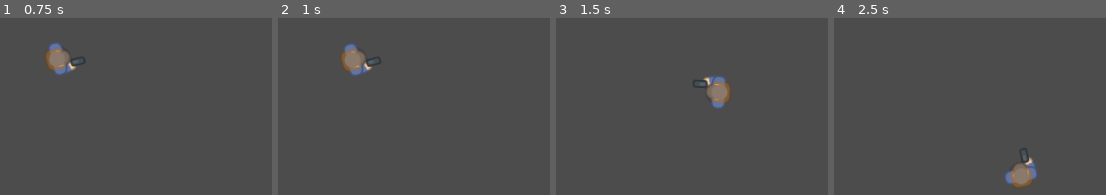
Above: before the commit, frames 1-4 (left to right).
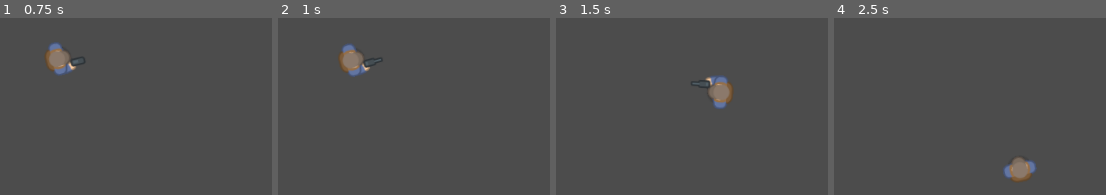
Above: after the commit, the same moments.

Repository: danielxf007/Top_Down_Shooter_Example_2
Game: Godot game, scene res://Main.tscn
Same seed, same stepped clock (60 frames per second), same inputs: the game is played once before the commit and once after it.
Inputs (mouse positions are in pixels of both pictures, inside the frame that each line leads up to):
- Up to frame 1 (0.75 s): tap Enter at 0.5 s; move the mouse to (239, 21) at 0.52 s; hold D (right) from 0.53 s (still down); hold 1 (hand_gun, bound only after the commit) from 0.53 s (still down)
- Up to frame 2 (1 s): keep holding D (right); keep holding 1 (hand_gun, bound only after the commit); tap 3 (hand_gun_silencer, bound only after the commit) at 0.8 s
- Up to frame 3 (1.5 s): move the mouse to (outside the picture) at 1.27 s; release D (right) at 1.28 s; release 1 (hand_gun, bound only after the commit) at 1.28 s; hold S (down) from 1.28 s (still down); tap 3 (hand_gun_silencer, bound only after the commit) at 1.35 s
- Up to frame 4 (2.5 s): tap 2 (machine_gun, bound only after the commit) at 1.55 s; move the mouse to (outside the picture) at 2.02 s; release S (down) at 2.03 s; hold D (right) from 2.03 s (still down); hold 2 (machine_gun, bound only after the commit) from 2.03 s (still down); tap 4 (no_gun, bound only after the commit) at 2.3 s

Frame 1 is identical in both runs. In frame 2, 0.6% of the frame differs, in the area x 22-39%, y 14-34%; in frame 3, 0.6%; in frame 4, 1.2%, in the area x 62-75%, y 73-97%.

Commit message:
fifth commit

Diff:
--- a/bullets/Bullet.tscn
+++ b/bullets/Bullet.tscn
@@ -3,7 +3,7 @@
 [ext_resource path="res://bullets/bullet.gd" type="Script" id=1]
 [ext_resource path="res://art/bullet_set.png" type="Texture" id=2]
 
-[node name="Bullet" type="KinematicBody2D" index="0"]
+[node name="Bullet" type="KinematicBody2D"]
 
 input_pickable = false
 collision_layer = 16
--- a/bullets/HandGunBullet.tscn
+++ b/bullets/HandGunBullet.tscn
@@ -7,9 +7,9 @@
 custom_solver_bias = 0.0
 radius = 6.67304
 
-[node name="HandGunBullet" index="0" instance=ExtResource( 1 )]
+[node name="HandGunBullet" instance=ExtResource( 1 )]
 
-speed = 300.0
+speed = 600.0
 push_force = 400.0
 damage = 3
 
--- a/bullets/HandGunSilencerBullet.tscn
+++ b/bullets/HandGunSilencerBullet.tscn
@@ -2,20 +2,22 @@
 
 [ext_resource path="res://bullets/Bullet.tscn" type="PackedScene" id=1]
 
-[sub_resource type="CapsuleShape2D" id=1]
+[sub_resource type="CircleShape2D" id=1]
 
 custom_solver_bias = 0.0
-radius = 3.22103
-height = 9.35248
+radius = 5.99152
 
-[node name="HandGunSilencerBullet" index="0" instance=ExtResource( 1 )]
+[node name="HandGunSilencerBullet" instance=ExtResource( 1 )]
 
-speed = 450.0
+speed = 600.0
 push_force = 100.0
 damage = 5
 
+[node name="Body" parent="." index="0"]
+
+region_rect = Rect2( 36, 32, 13, 14 )
+
 [node name="CollisionShape2D" parent="." index="1"]
 
-rotation = 1.5708
 shape = SubResource( 1 )
 _sections_unfolded = [ "Transform" ]
--- a/bullets/MachineGunBullet.tscn
+++ b/bullets/MachineGunBullet.tscn
@@ -9,7 +9,7 @@
 
 [node name="MachineGunBullet" index="0" instance=ExtResource( 1 )]
 
-speed = 500.0
+speed = 700.0
 push_force = 300.0
 damage = 2
 
--- a/bullets/bullet.gd
+++ b/bullets/bullet.gd
@@ -24,4 +24,3 @@
 
 func set_look_direction(new_direction):
 	look_direction = new_direction
-	look_at(new_direction)
--- a/player/Player.tscn
+++ b/player/Player.tscn
@@ -131,7 +131,7 @@
 "values": [ ExtResource( 11 ) ]
 }
 
-[node name="Player" type="KinematicBody2D" index="0"]
+[node name="Player" type="KinematicBody2D"]
 
 input_pickable = false
 collision_layer = 2
@@ -155,21 +155,28 @@
 
 [node name="WeaponPosition" type="Position2D" parent="BodyPivot" index="1"]
 
-editor/display_folded = true
 script = ExtResource( 3 )
+current_gun = "hand_gun"
 
 [node name="CoolDownTimer" type="Timer" parent="BodyPivot/WeaponPosition" index="0"]
 
 process_mode = 1
 wait_time = 1.0
-one_shot = false
+one_shot = true
 autostart = false
 
 [node name="CoolDownLoadTimer" type="Timer" parent="BodyPivot/WeaponPosition" index="1"]
 
 process_mode = 1
 wait_time = 1.0
-one_shot = false
+one_shot = true
+autostart = false
+
+[node name="Timer" type="Timer" parent="BodyPivot/WeaponPosition" index="2"]
+
+process_mode = 1
+wait_time = 0.25
+one_shot = true
 autostart = false
 
 [node name="CameraPivot" type="Position2D" parent="." index="1"]
@@ -210,3 +217,5 @@
 anims/machine_gun = SubResource( 8 )
 anims/no_gun = SubResource( 2 )
 blend_times = [  ]
+
+[connection signal="timeout" from="BodyPivot/WeaponPosition/CoolDownLoadTimer" to="BodyPivot/WeaponPosition" method="_on_CoolDownLoadTimer_timeout"]
--- a/player/body_movement/state_machine/state_machine.gd
+++ b/player/body_movement/state_machine/state_machine.gd
@@ -16,8 +16,8 @@
 
 func initialize(initial_state):
 	set_active(true)
-	states_stack.push_back(get_node(initial_state))
-	current_state = states_stack[states_stack.size() -1]
+	states_stack.push_front(get_node(initial_state))
+	current_state = states_stack[0]
 	current_state.enter()
 
 func set_active(value):
--- a/player/weapons/weapon_position.gd
+++ b/player/weapons/weapon_position.gd
@@ -8,7 +8,68 @@
 "hand_gun_silencer" : 8}
 var current_bullets_in_carriage = {"hand_gun" : 10, "machine_gun" : 25,
 "hand_gun_silencer" : 8}
-var cool_down_timers = {"hand_gun" : 1, "machine_gun" : 0.5,
-"hand_gun_silencer" : 2}
-var cool_down_load_timers = {"hand_gun" : 2, "machine_gun" : 1.5,
-"hand_gun_silencer" : 2.5}
+var cool_down_timers = {"hand_gun" : 0.5, "machine_gun" : 0.15,
+"hand_gun_silencer" : 0.75}
+var cool_down_load_timers = {"hand_gun" : 1, "machine_gun" : 1,
+"hand_gun_silencer" : 1.25}
+var rounds_at_once = {"hand_gun" : 1, "machine_gun" : 3,
+"hand_gun_silencer" : 1}
+var anim_player
+export(String) var current_gun
+var world
+
+func _ready():
+	anim_player = owner.get_node("AnimationPlayer")
+	world = owner.get_parent()
+
+func _input(event):
+	if event.is_action_pressed("hand_gun"):
+		anim_player.play("hand_gun")
+		current_gun = "hand_gun"
+		$CoolDownTimer.wait_time = cool_down_timers[current_gun]
+		$CoolDownLoadTimer.wait_time = cool_down_load_timers[current_gun]
+	if event.is_action_pressed("machine_gun"):
+		anim_player.play("machine_gun")
+		current_gun = "machine_gun"
+		$CoolDownTimer.wait_time = cool_down_timers[current_gun]
+		$CoolDownLoadTimer.wait_time = cool_down_load_timers[current_gun]
+	if event.is_action_pressed("hand_gun_silencer"):
+		anim_player.play("hand_gun_silencer")
+		current_gun = "hand_gun_silencer"
+		$CoolDownTimer.wait_time = cool_down_timers[current_gun]
+		$CoolDownLoadTimer.wait_time = cool_down_load_timers[current_gun]
+	if event.is_action_pressed("no_gun"):
+		anim_player.play("no_gun")
+		current_gun = "no_gun"
+	if event.is_action_pressed("shoot"):
+		if current_gun != "no_gun":
+			var mouse_pos = owner.get_global_mouse_position()
+			var shoot_drection = (mouse_pos - global_position).normalized()
+			shoot(shoot_drection)
+	if event.is_action_pressed("reload"):
+		if current_gun != "no_gun":
+			reload()
+
+
+func shoot(direction):
+	if current_bullets_in_carriage[current_gun] <= 0:
+		return
+	if not $CoolDownLoadTimer.is_stopped():
+		return
+	if not $CoolDownTimer.is_stopped():
+		return
+	$CoolDownTimer.start()
+	current_bullets_in_carriage[current_gun] -= 1
+	var new_bullet = type_of_bullets[current_gun].instance()
+	new_bullet.global_position = global_position
+	new_bullet.set_look_direction(direction)
+	new_bullet.add_collision_exception_with(owner)
+	world.add_child(new_bullet)
+
+func reload():
+	$CoolDownLoadTimer.start()
+	current_bullets_in_carriage[current_gun] = weapons_carriage[current_gun]
+	anim_player.play("load_gun")
+
+func _on_CoolDownLoadTimer_timeout():
+	anim_player.play(current_gun)
--- a/project.godot
+++ b/project.godot
@@ -24,6 +24,18 @@
  ]
 left=[ Object(InputEventKey,"resource_local_to_scene":false,"resource_name":"","device":0,"alt":false,"shift":false,"control":false,"meta":false,"command":false,"pressed":false,"scancode":65,"unicode":0,"echo":false,"script":null)
  ]
+shoot=[ Object(InputEventMouseButton,"resource_local_to_scene":false,"resource_name":"","device":0,"alt":false,"shift":false,"control":false,"meta":false,"command":false,"button_mask":0,"position":Vector2( 0, 0 ),"global_position":Vector2( 0, 0 ),"factor":1.0,"button_index":1,"pressed":false,"doubleclick":false,"script":null)
+ ]
+reload=[ Object(InputEventKey,"resource_local_to_scene":false,"resource_name":"","device":0,"alt":false,"shift":false,"control":false,"meta":false,"command":false,"pressed":false,"scancode":82,"unicode":0,"echo":false,"script":null)
+ ]
+hand_gun=[ Object(InputEventKey,"resource_local_to_scene":false,"resource_name":"","device":0,"alt":false,"shift":false,"control":false,"meta":false,"command":false,"pressed":false,"scancode":49,"unicode":0,"echo":false,"script":null)
+ ]
+machine_gun=[ Object(InputEventKey,"resource_local_to_scene":false,"resource_name":"","device":0,"alt":false,"shift":false,"control":false,"meta":false,"command":false,"pressed":false,"scancode":50,"unicode":0,"echo":false,"script":null)
+ ]
+hand_gun_silencer=[ Object(InputEventKey,"resource_local_to_scene":false,"resource_name":"","device":0,"alt":false,"shift":false,"control":false,"meta":false,"command":false,"pressed":false,"scancode":51,"unicode":0,"echo":false,"script":null)
+ ]
+no_gun=[ Object(InputEventKey,"resource_local_to_scene":false,"resource_name":"","device":0,"alt":false,"shift":false,"control":false,"meta":false,"command":false,"pressed":false,"scancode":52,"unicode":0,"echo":false,"script":null)
+ ]
 
 [layer_names]
 
